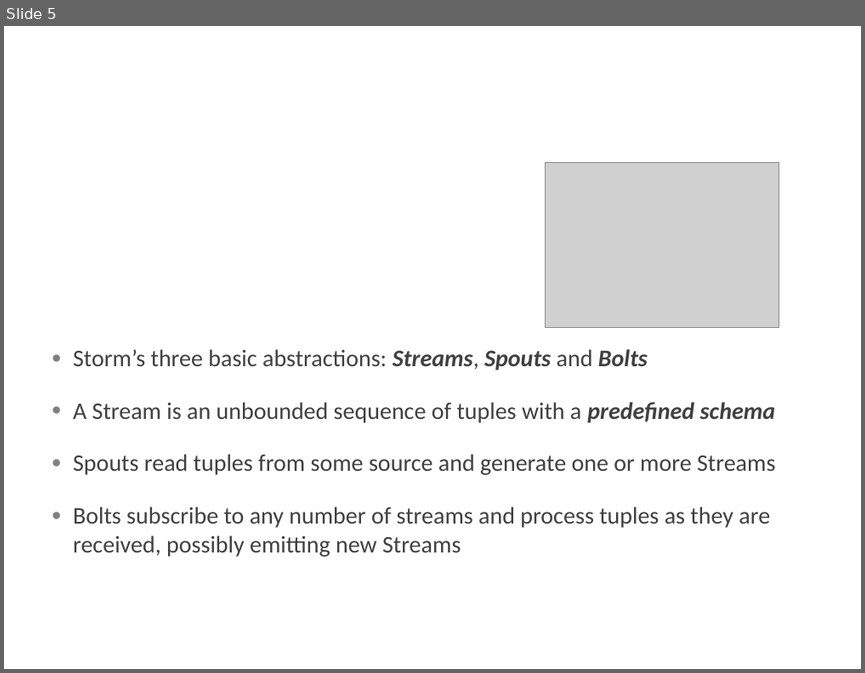
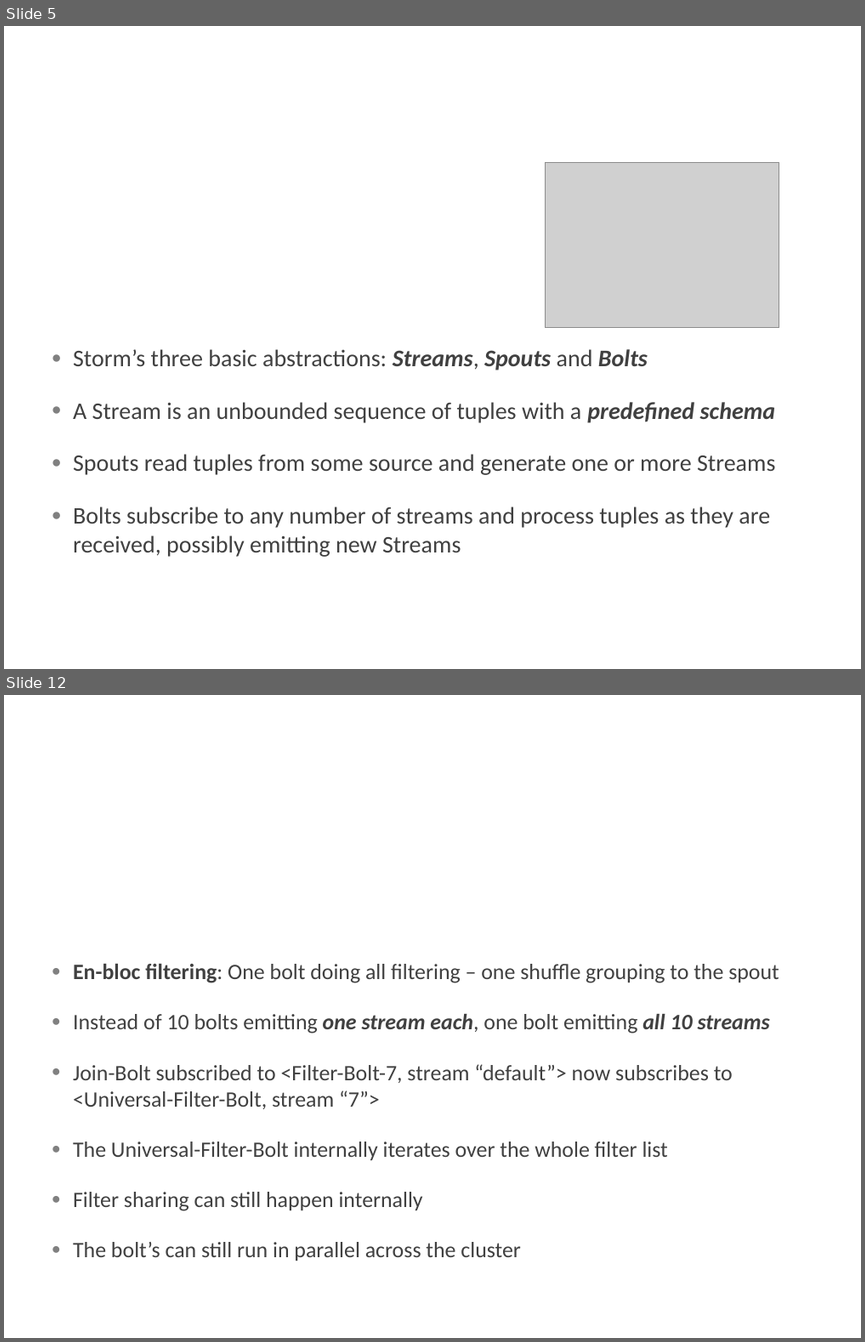
Before and after one commit to marinosm/reteonstorm, a slide deck: Presentation1.pptx. Shown one above the other, each under a label of ours: slide 5 before the commit, slides 5 and 12 after it; the slides between them are not shown. The pictures are 865x673 and 865x1342 pixels, drawn with LibreOffice and Linux fonts; fonts in the diff are those of the drawing; grey boxes stand for pictures; background and template pictures are left out. Boxes give left, top, right and bottom in pixels: in the first picture for what was removed or moved away, otherwise in the second. Text is boxed around its words. In the diff, an @@ line names an element or a change of style, - is before the commit and + after.

```diff
--- a/Presentation1.pptx
+++ b/Presentation1.pptx
@@ slide 12 added at [4, 695, 861, 1338], background picture (left out) @@
@@ text added at [73, 964, 779, 1260], 18.5 pt, text #404040 @@
+● En-bloc filtering: One bolt doing all filtering – one shuffle grouping to the spout
+● Instead of 10 bolts emitting one stream each, one bolt emitting all 10 streams
+● Join-Bolt subscribed to <Filter-Bolt-7, stream “default”> now subscribes to <Universal-Filter-Bolt, stream “7”>
+● The Universal-Filter-Bolt internally iterates over the whole filter list
+● Filter sharing can still happen internally
+● The bolt’s can still run in parallel across the cluster
@@ title added at [273, 964, 455, 1257], 36 pt, text #FFFFFF @@
+Why not put all Filters in the same Bolt then?
```
Also in this commit, not shown: 1 slide changed, 7 other slides added, 1 other file.
